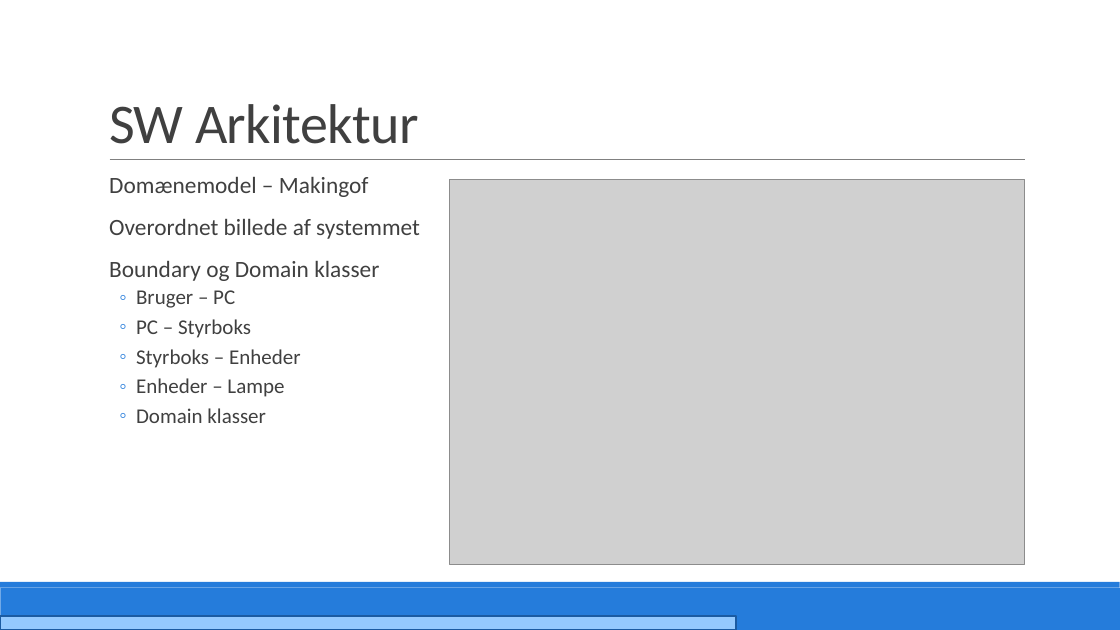
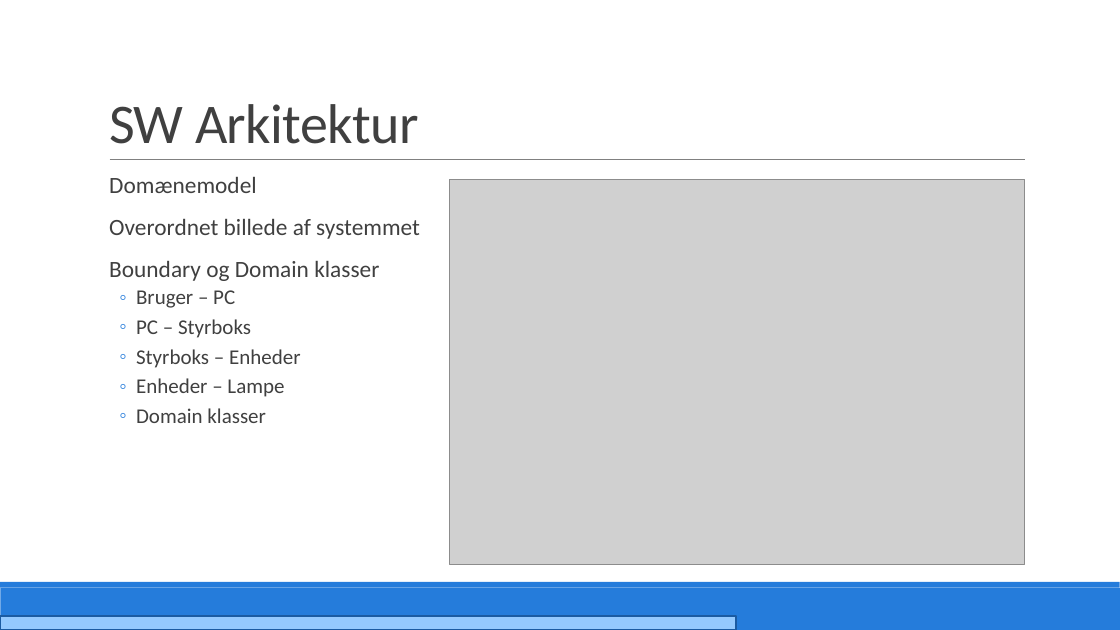
Before and after one commit to PRJ2GR15/Rapport, a slide deck: slide 23 of Fremlæggelse/Fremlæggelse.pptm. Drawn at 1120x630 pixels with LibreOffice and Linux fonts; fonts in the diff are those of the drawing; grey boxes stand for pictures. Boxes give left, top, right and bottom in pixels: in the first picture for what was removed or moved away, otherwise in the second. Text is boxed around its words. In the diff, an @@ line names an element or a change of style, - is before the commit and + after.

```diff
--- a/Fremlæggelse/Fremlæggelse.pptm
+++ b/Fremlæggelse/Fremlæggelse.pptm
@@ text at (x1=109, y1=177, x2=257, y2=193): text changed @@
-  Domænemodel – Makingof
+  Domænemodel
```
Also in this commit, not shown: 3 other slides changed, 2 slides added, 1 slide removed.
